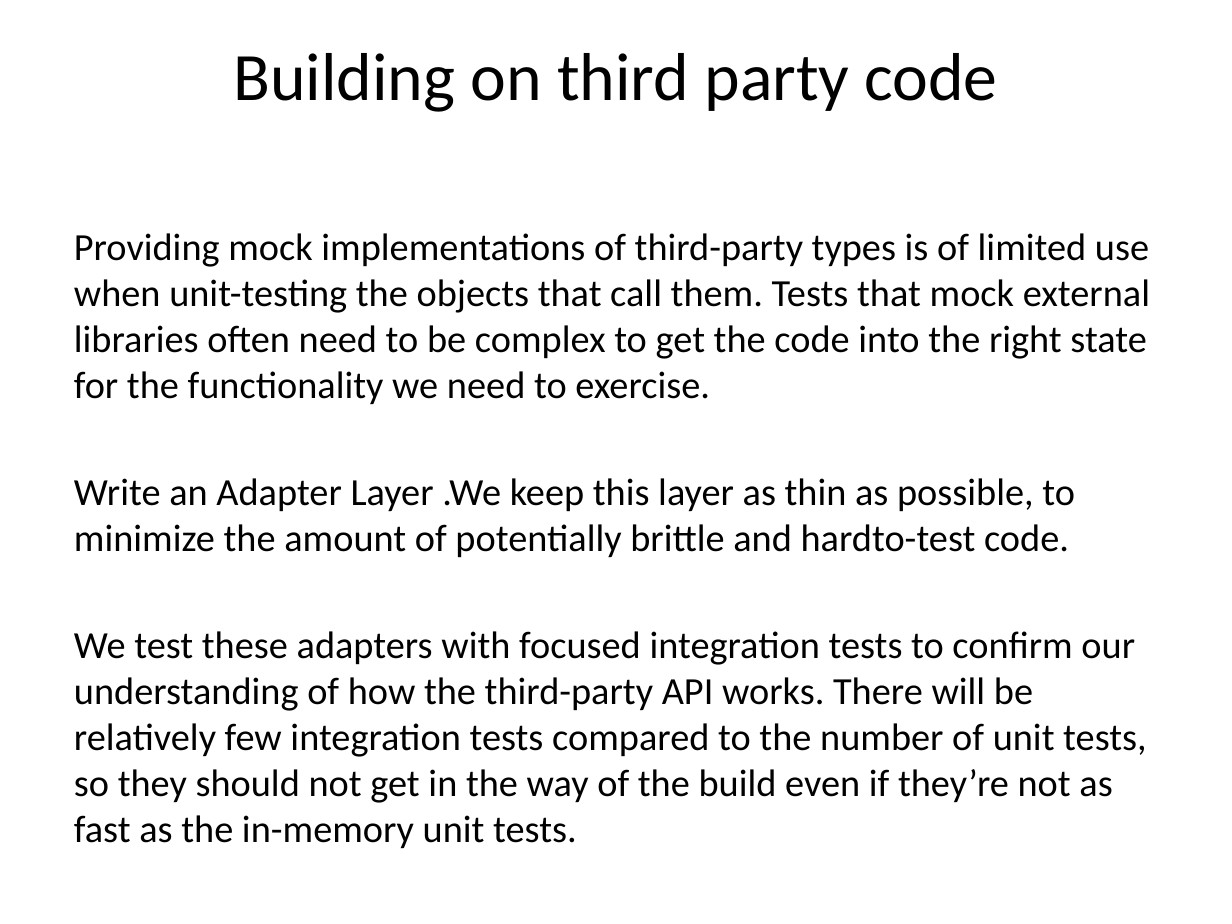
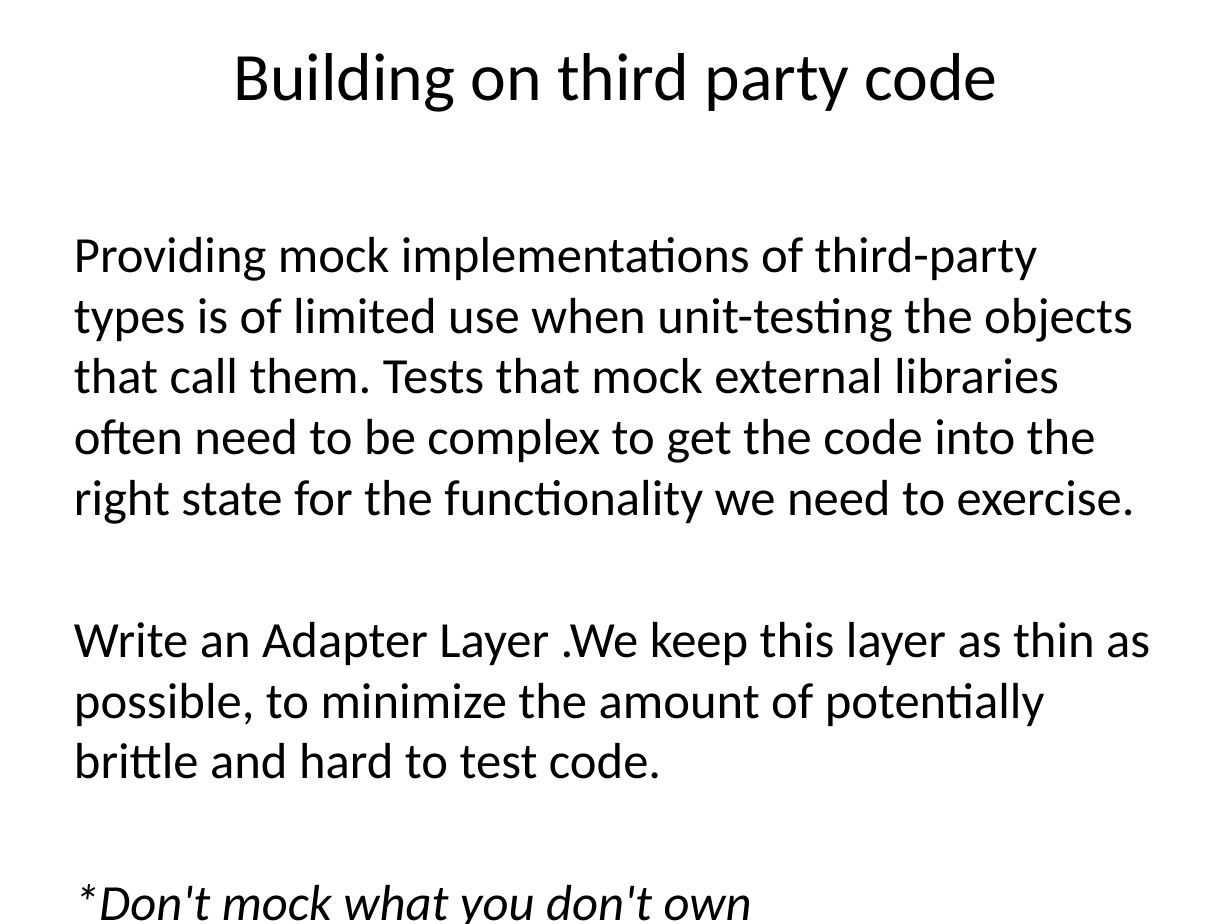
Before and after one commit to SunilPrasad/GithubRepo, a slide deck: slide 40 of TDDExamples/Persentation/Test Driven Development.pptx (slide 37 before the commit). Drawn at 1232x924 pixels with LibreOffice and Linux fonts; fonts in the diff are those of the drawing. Boxes give left, top, right and bottom in pixels: in the first picture for what was removed or moved away, otherwise in the second. Text is boxed around its words. In the diff, an @@ line names an element or a change of style, - is before the commit and + after.

```diff
--- a/TDDExamples/Persentation/Test Driven Development.pptx
+++ b/TDDExamples/Persentation/Test Driven Development.pptx
@@ text at bbox=[74, 237, 1135, 524]: size 22.4 to 29.6 pt in "Providing mock implementations of third-party types is ..."; more space between paragraphs @@
@@ text at bbox=[74, 622, 1150, 924]: text changed; size 22.4 to 29.6 pt @@
-Write an Adapter Layer .We keep this layer as thin as possible, to minimize the amount of potentially brittle and hardto-test code.
-We test these adapters with focused integration tests to confirm our understanding of how the third-party API works. There will be relatively few integration tests compared to the number of unit tests, so they should not get in the way of the build even if they’re not as fast as the in-memory unit tests.
+Write an Adapter Layer .We keep this layer as thin as possible, to minimize the amount of potentially brittle and hard to test code.
+*Don't mock what you don't own
```
Also in this commit, not shown: 1 other slide changed, 3 slides added, 22 other files.
